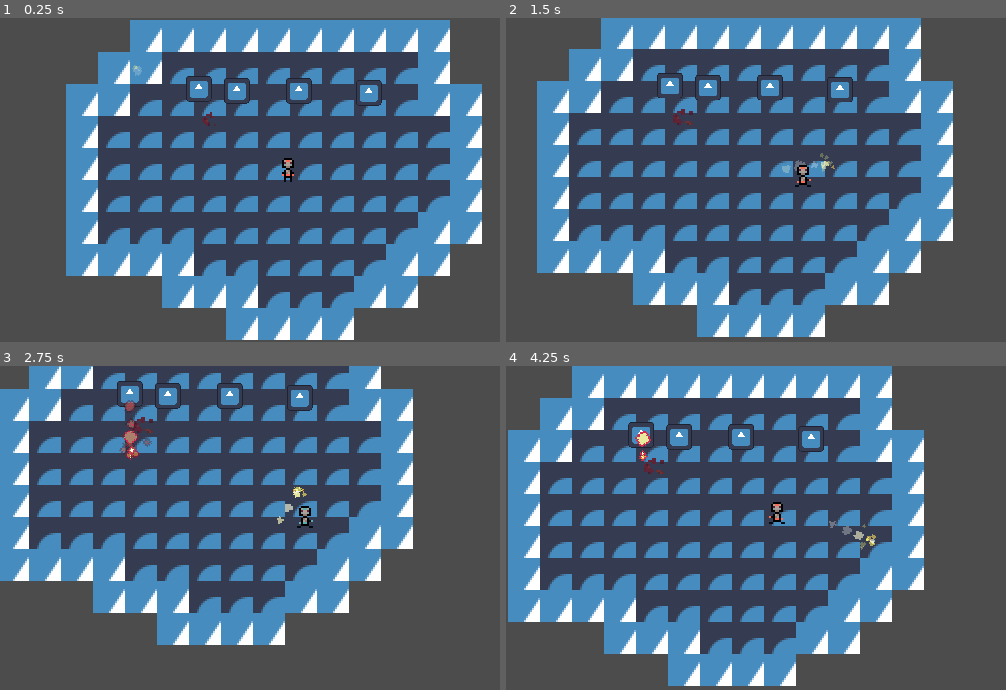
Above: before the commit, frames 1-4 (two rows, left to right).
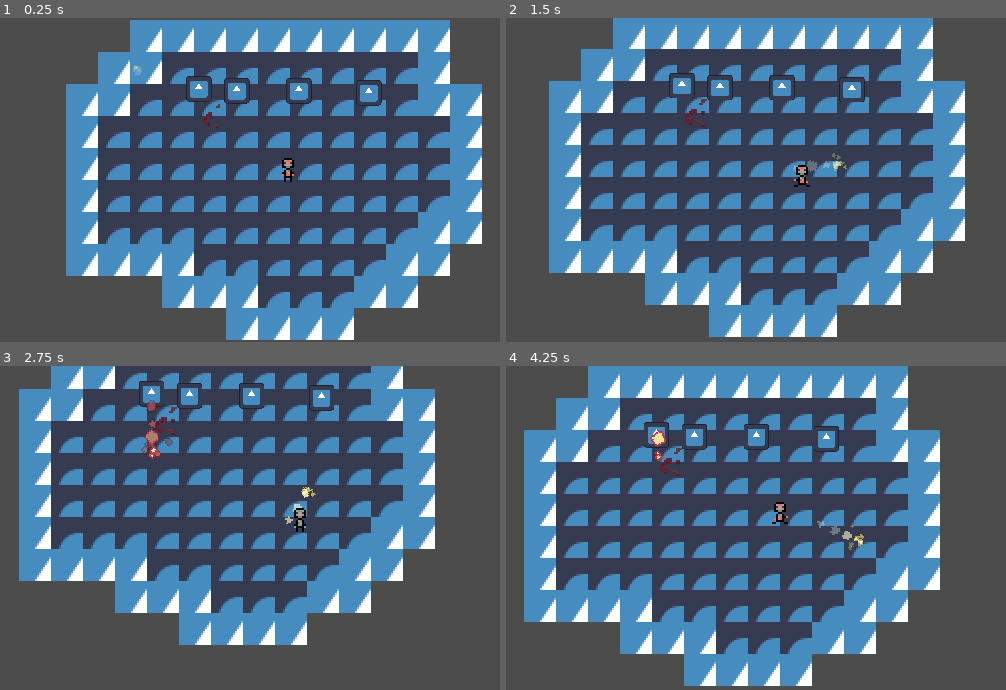
Above: after the commit, the same moments.

Repository: OlliO6/Granted-Wish
Game: Godot game, scene res://content/main.tscn
Same seed, same stepped clock (60 frames per second), same inputs: the game is played once before the commit and once after it. The engine's default icon, where the game draws it, is replaced by a stand-in: a white triangle on a blue panel in a dark square.
Inputs (mouse positions are in pixels of both pictures, inside the frame that each line leads up to):
- Up to frame 1 (0.25 s): no input
- Up to frame 2 (1.5 s): tap Enter at 0.5 s; move the mouse to (921, 163) at 0.52 s; press the mouse at (921, 163) at 0.53 s; hold D (move_right) 0.53-1.28 s; move the mouse to (681, 196) at 1.27 s; release the mouse at (681, 196) at 1.28 s; hold S (move_down) from 1.28 s (still down); click (681, 196) at 1.35 s
- Up to frame 3 (2.75 s): move the mouse to (345, 456) at 2.02 s; release S (move_down) at 2.03 s; hold D (move_right) from 2.03 s (still down); hold Mouse wheel down (next_spell) from 2.03 s (still down); click (345, 456) at 2.3 s
- Up to frame 4 (4.25 s): move the mouse to (766, 592) at 2.77 s; release D (move_right) at 2.78 s; release Mouse wheel down (next_spell) at 2.78 s; hold W (move_up) 2.78-3.53 s; tap Mouse wheel up (previous_spell) at 2.85 s; click (766, 592) at 3.05 s; move the mouse to (966, 576) at 3.52 s; press the mouse at (966, 576) at 3.53 s; hold A (move_left) from 3.53 s (still down)

The runs differ from the first frame. In frame 1, less than 0.1% of the frame differs, in the area x 41-44%, y 26-34%; in frame 2, 31%; in frame 3, 33%; in frame 4, 36%, in the area x 0-87%, y 0-99%.

Commit message:
Make player stun after shooting

Diff:
--- a/components/state_machine.gd
+++ b/components/state_machine.gd
@@ -15,10 +15,13 @@
 	if !is_instance_valid(state):
 		switch_state(start_state)
 
-func switch_state(to_state: State, _emit_switched:=true):
+func switch_state(to_state: State):
 	prev_state = state
 	state = to_state
 	if prev_state:
 		prev_state.exit()
 	state.enter()
 	state_switched.emit(to_state, prev_state)
+
+func switch_state_str(state_node_path: NodePath):
+	switch_state(get_node(state_node_path))
--- a/content/entities/spells/spell_data.gd
+++ b/content/entities/spells/spell_data.gd
@@ -4,6 +4,7 @@
 @export var spell_scene: PackedScene
 @export var rotated: bool = true
 @export var cast_delay: float = 1
+@export var player_stun_time: float = 0.2
 @export var allow_hold: bool = false
 @export var color: Color
 @export var cast_sfx: AudioStream
--- a/player/player.gd
+++ b/player/player.gd
@@ -9,11 +9,14 @@
 @onready var idle_state: State = get_node("StateMachine/IdleState")
 @onready var run_state: State = get_node("StateMachine/RunState")
 @onready var knockback_state: State = get_node("StateMachine/KnockbackState")
+@onready var spell_casted_stun_state: State = get_node("StateMachine/SpellCastedStun")
+
+var _spell_casted_stun_time: float
 
 func _process(_delta: float) -> void:
 	anim_sprite.material.set("shader_parameter/invis", dmg_receiver.is_invincible())
 
-func _physics_process(_delta: float) -> void:
+func _physics_process(delta: float) -> void:
 
 	var move_input := InputManager.get_movement_input_vector()
 
@@ -30,23 +33,35 @@
 				sm.switch_state(idle_state)
 
 		knockback_state:
-			velocity = knockback_component.velocity
-			velocity += knockback_component.unrepress_movement * move_input * movement_speed
+			velocity = knockback_component.velocity + \
+				knockback_component.unrepress_movement * move_input * movement_speed
+
+		spell_casted_stun_state:
+			velocity = Vector2.ZERO
+			_spell_casted_stun_time -= delta
+			if _spell_casted_stun_time <= 0:
+				sm.switch_state(idle_state)
 
 	move_and_slide()
 
-func _on_selected_spell_changed(spell: SpellData) -> void:
+func _on_selected_spell_changed(spell_data: SpellData) -> void:
 
 	var spell_color: Color
-	if spell:
-		spell_color = spell.color
+
+	if spell_data:
+		spell_color = spell_data.color
 	else:
 		spell_color = Color.WHITE_SMOKE
 
 	anim_sprite.material.set("shader_parameter/magic_color", spell_color)
 
-func _on_took_damage() -> void:
-	pass # Replace with function body.
+func _on_spell_casted(_spell: Node2D, spell_data: SpellData) -> void:
+
+	_spell_casted_stun_time = spell_data.player_stun_time
+	sm.switch_state(spell_casted_stun_state)
+
+func _on_damage_taken(amount: int, dealer: DamageDealer) -> void:
+	pass
 
 func _on_knockback_started() -> void:
 	sm.switch_state(knockback_state)
--- a/player/player.tscn
+++ b/player/player.tscn
@@ -116,6 +116,7 @@
 spell_scene = ExtResource("12_4g47f")
 rotated = true
 cast_delay = 1.0
+player_stun_time = 0.2
 allow_hold = true
 color = Color(0.341176, 0.686275, 0.701961, 1)
 cast_sfx = ExtResource("10_vi8ss")
@@ -145,6 +146,9 @@
 [node name="KnockbackState" type="Node" parent="StateMachine"]
 script = ExtResource("2_mo2lt")
 
+[node name="SpellCastedStun" type="Node" parent="StateMachine"]
+script = ExtResource("2_mo2lt")
+
 [node name="DamageReceiver" type="Node" parent="." node_paths=PackedStringArray("health")]
 script = ExtResource("1_v2v0g")
 invis_time = 2.0
@@ -168,7 +172,7 @@
 material = SubResource("ShaderMaterial_1dcy7")
 position = Vector2(0, -7)
 sprite_frames = SubResource("SpriteFrames_0sax3")
-animation = &"damage"
+animation = &"magic"
 
 [node name="SpellCaster" type="Node2D" parent="."]
 position = Vector2(0, -4)
@@ -188,11 +192,13 @@
 [connection signal="state_entered" from="StateMachine/IdleState" to="AnimatedSprite2D" method="play" binds= ["idle"]]
 [connection signal="state_entered" from="StateMachine/RunState" to="AnimatedSprite2D" method="play" binds= ["run"]]
 [connection signal="state_entered" from="StateMachine/KnockbackState" to="AnimatedSprite2D" method="play" binds= ["damage"]]
+[connection signal="state_entered" from="StateMachine/SpellCastedStun" to="AnimatedSprite2D" method="play" binds= ["magic"]]
+[connection signal="damage_taken" from="DamageReceiver" to="." method="_on_damage_taken"]
 [connection signal="damage_taken" from="DamageReceiver" to="Knockback" method="_on_damage_receiver_damage_taken"]
 [connection signal="damage_taken" from="DamageReceiver" to="BloodSpawner" method="_on_damage_receiver_damage_taken"]
 [connection signal="invis_time_ended" from="DamageReceiver" to="." method="_on_invis_time_ended"]
-[connection signal="took_damage" from="DamageReceiver" to="." method="_on_took_damage"]
 [connection signal="took_damage" from="DamageReceiver" to="HurtAudioPlayer2D" method="play"]
 [connection signal="knockback_ended" from="Knockback" to="." method="_on_knockback_ended"]
 [connection signal="knockback_started" from="Knockback" to="." method="_on_knockback_started"]
 [connection signal="selected_spell_changed" from="SpellCaster" to="." method="_on_selected_spell_changed" flags=3]
+[connection signal="spell_casted" from="SpellCaster" to="." method="_on_spell_casted"]
--- a/player/spell_caster.gd
+++ b/player/spell_caster.gd
@@ -1,8 +1,8 @@
 class_name SpellCaster
 extends Node2D
 
-signal spell_casted(spell: Node2D)
-signal selected_spell_changed(spell: SpellData)
+signal spell_casted(spell: Node2D, spell_data: SpellData)
+signal selected_spell_changed(spell_data: SpellData)
 
 @export var spell_data: Array[SpellData]
 
@@ -43,7 +43,7 @@
 	audio_player.pitch_scale = UtilFunctions.rand_range(data.sfx_pitch_range)
 	audio_player.play()
 
-	spell_casted.emit(spell)
+	spell_casted.emit(spell, data)
 	timer.start(data.cast_delay)
 
 func get_current_spell_data() -> SpellData:
--- a/vfx/blood_effect/blood_effect.tscn
+++ b/vfx/blood_effect/blood_effect.tscn
@@ -37,7 +37,7 @@
 resource_local_to_scene = true
 particle_flag_align_y = true
 particle_flag_disable_z = true
-spread = 48.2
+spread = 38.0
 initial_velocity_max = 35.0
 directional_velocity_min = 1.0
 directional_velocity_max = 13.8
@@ -55,7 +55,6 @@
 [node name="GPUParticles2D" type="GPUParticles2D" parent="."]
 material = SubResource("CanvasItemMaterial_vr8a1")
 emitting = false
-amount = 5
 process_material = SubResource("ParticleProcessMaterial_ey3pc")
 texture = ExtResource("1_fcw08")
 lifetime = 0.4
